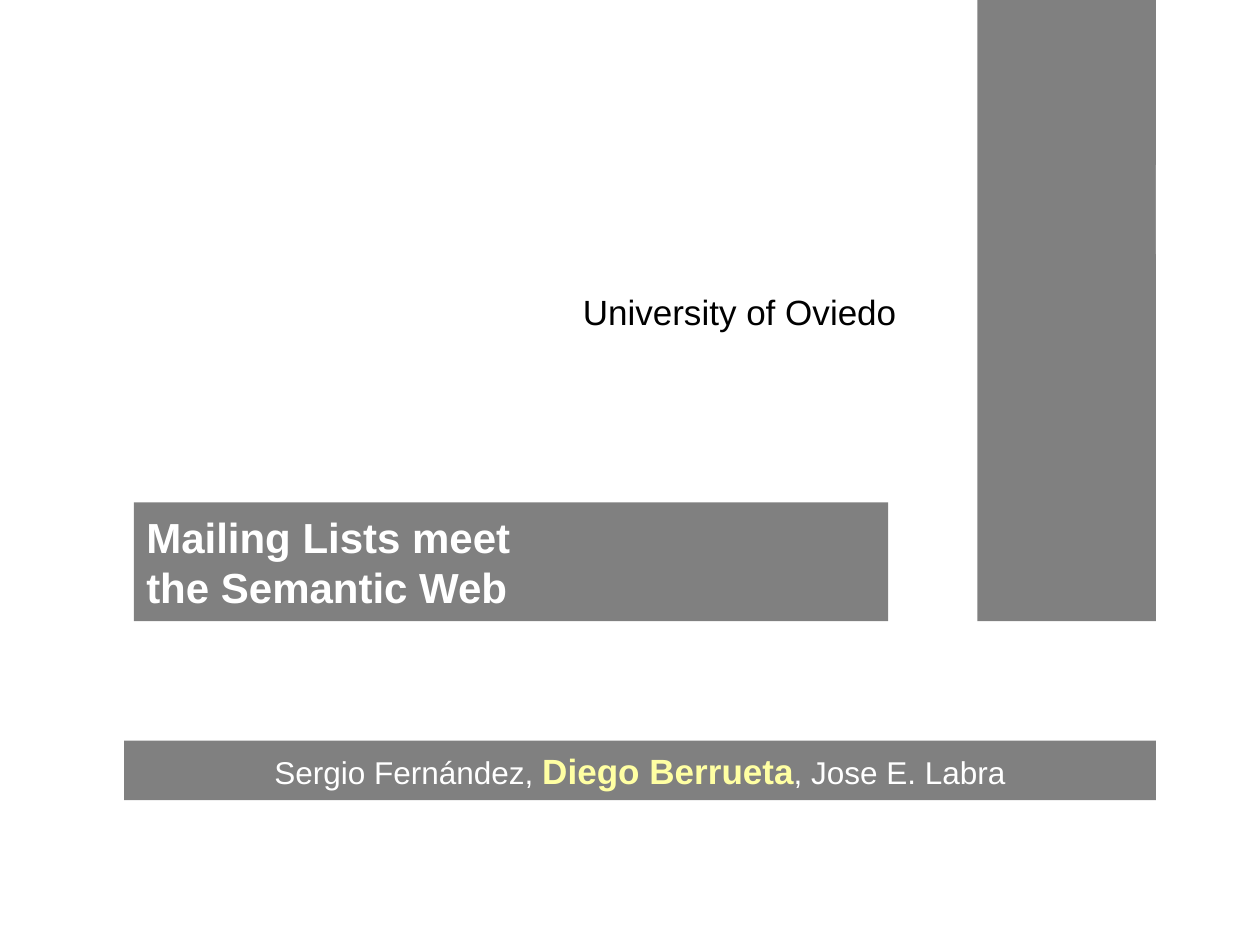
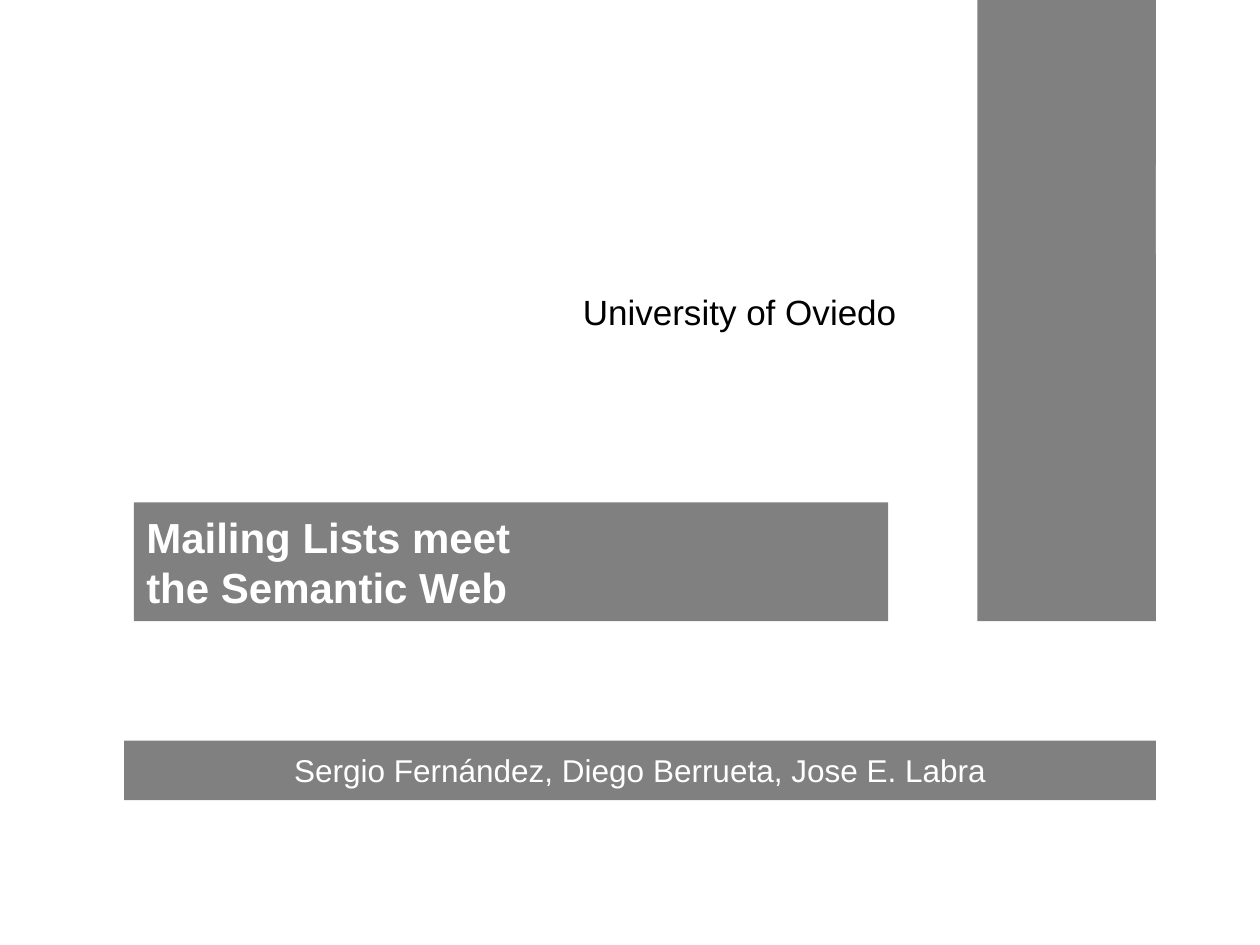
Before and after one commit to BackupTheBerlios/swaml-svn, a slide deck: slide 1 of trunk/doc/talks/20070427-saw2007/swaml.ppt. Drawn at 1260x945 pixels with LibreOffice and Linux fonts; fonts in the diff are those of the drawing; background and template pictures are left out. Boxes give left, top, right and bottom in pixels: in the first picture for what was removed or moved away, otherwise in the second. Text is boxed around its words. In the diff, an @@ line names an element or a change of style, - is before the commit and + after.

Commit message:
final version

```diff
--- a/trunk/doc/talks/20070427-saw2007/swaml.ppt
+++ b/trunk/doc/talks/20070427-saw2007/swaml.ppt
@@ rectangle "Sergio Fernández, Diego Berrueta, Jose ..." at (x1=123, y1=741, x2=1155, y2=800): size 20 to 18 pt, text colour #FFFFA3 to #FFFFFF, bold off in "Diego Berrueta," @@
```
